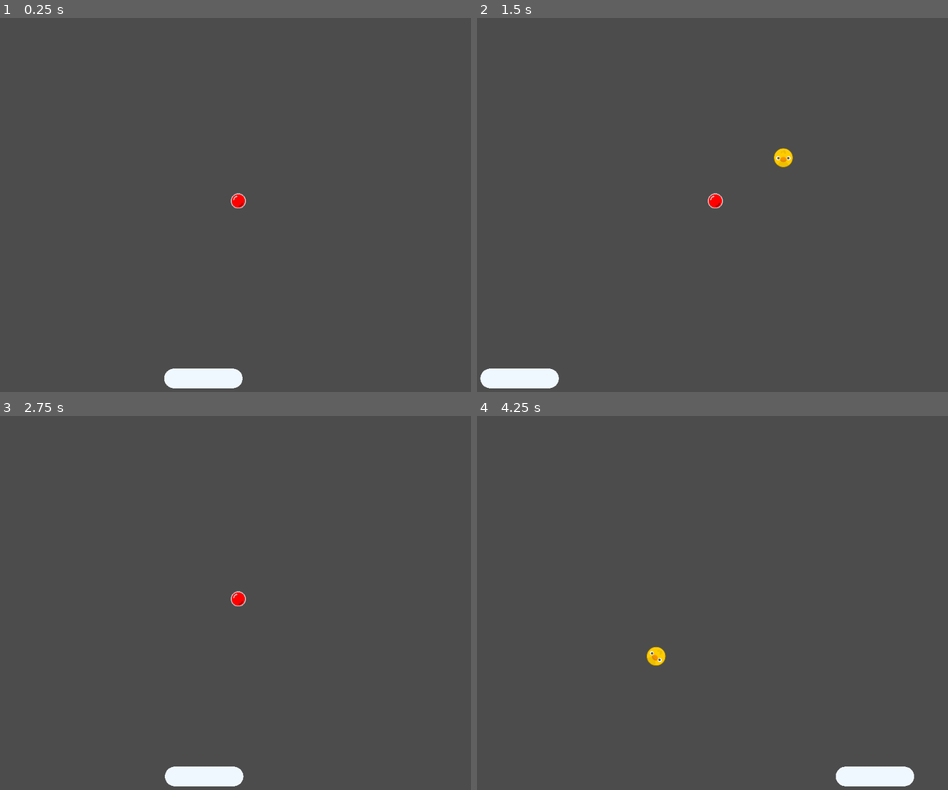
Above: before the commit, frames 1-4 (two rows, left to right).
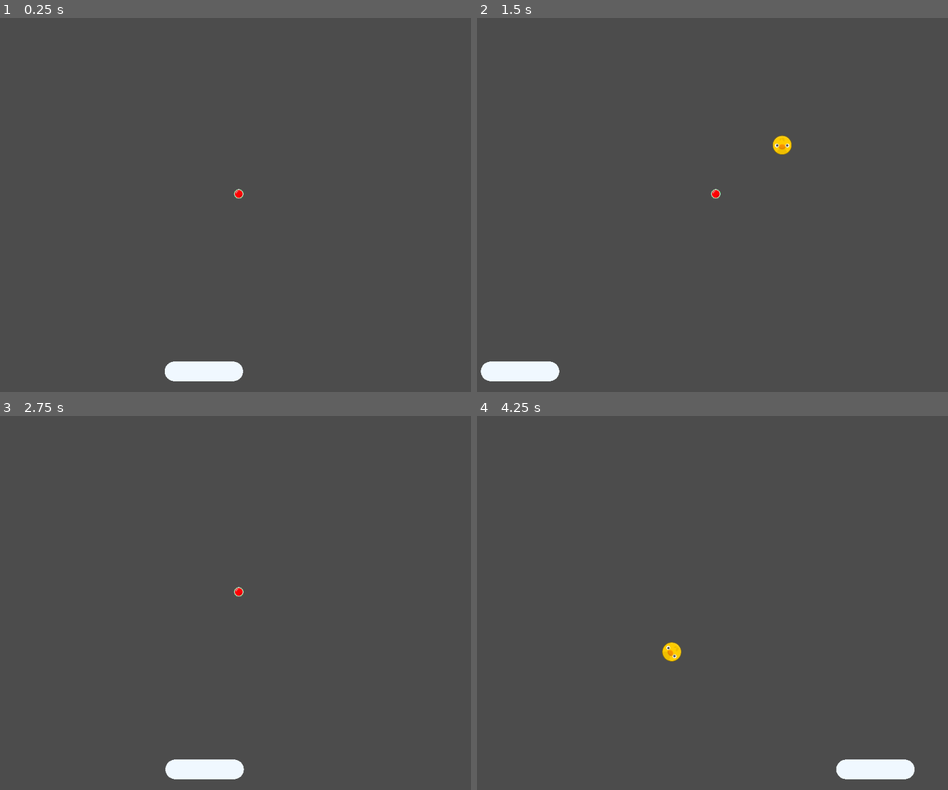
Above: after the commit, the same moments.

Repository: doctor-g/GGJ21
Game: Godot game, scene res://src/Level.tscn
Same seed, same stepped clock (60 frames per second), same inputs: the game is played once before the commit and once after it.
Inputs (mouse positions are in pixels of both pictures, inside the frame that each line leads up to):
- Up to frame 1 (0.25 s): no input
- Up to frame 2 (1.5 s): move the mouse to (816, 186) at 0.52 s; click (816, 186) at 0.67 s; move the mouse to (618, 223) at 1.27 s; click (618, 223) at 1.42 s
- Up to frame 3 (2.75 s): move the mouse to (282, 520) at 2.02 s; click (282, 520) at 2.17 s
- Up to frame 4 (4.25 s): move the mouse to (688, 681) at 2.77 s; click (688, 681) at 2.92 s; move the mouse to (853, 662) at 3.52 s; click (853, 662) at 3.67 s

The runs differ from the first frame. In frame 1, 0.8% of the frame differs, in the area x 34-53%, y 45-100%; in frame 2, 1.0%, in the area x 0-68%, y 31-100%; in frame 3, 0.8%; in frame 4, 1.0%.

Commit message:
Redraw peg to 20x20

Diff:
--- a/project/src/Level.tscn
+++ b/project/src/Level.tscn
@@ -31,6 +31,10 @@
 [node name="Level" type="Control"]
 anchor_right = 1.0
 anchor_bottom = 1.0
+margin_left = 1.33484
+margin_top = -14.6832
+margin_right = 1.33484
+margin_bottom = -14.6832
 script = ExtResource( 4 )
 __meta__ = {
 "_edit_use_anchors_": false
--- a/project/src/Peg.tscn
+++ b/project/src/Peg.tscn
@@ -7,7 +7,7 @@
 bounce = 1.0
 
 [sub_resource type="CircleShape2D" id=2]
-radius = 14.8082
+radius = 11.1015
 
 [node name="Peg" type="StaticBody2D"]
 physics_material_override = SubResource( 1 )
Binary file changed: project/assets/Peg.png
Not shown, changed: raw_assets/art/Peg.piskel
